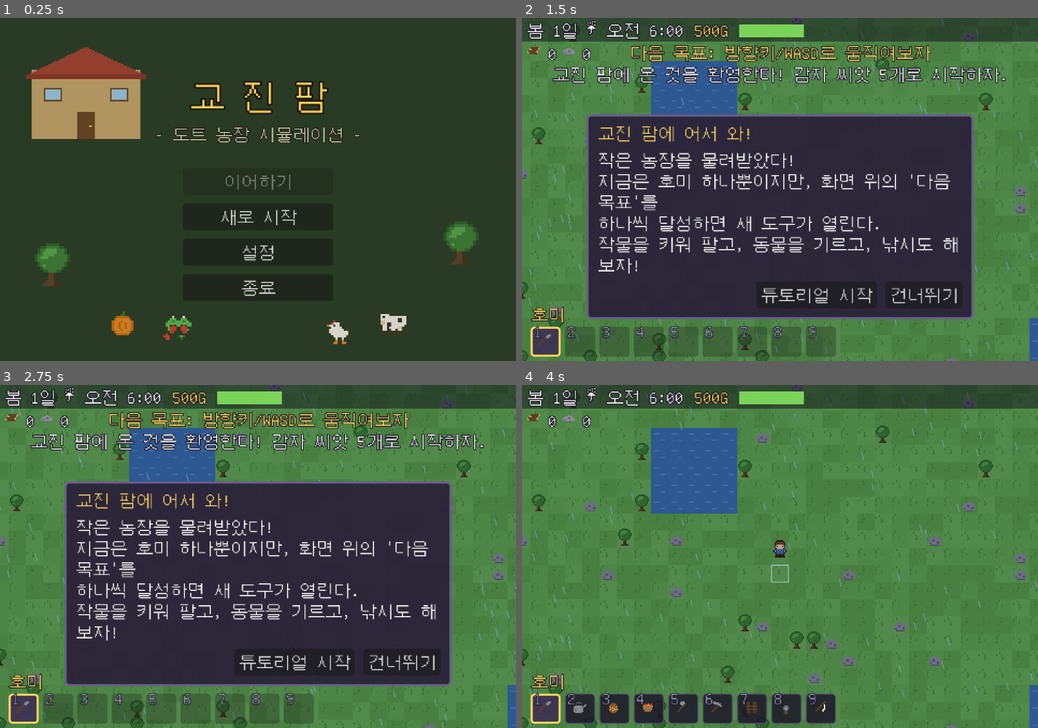
Above: before the commit, frames 1-4 (two rows, left to right).
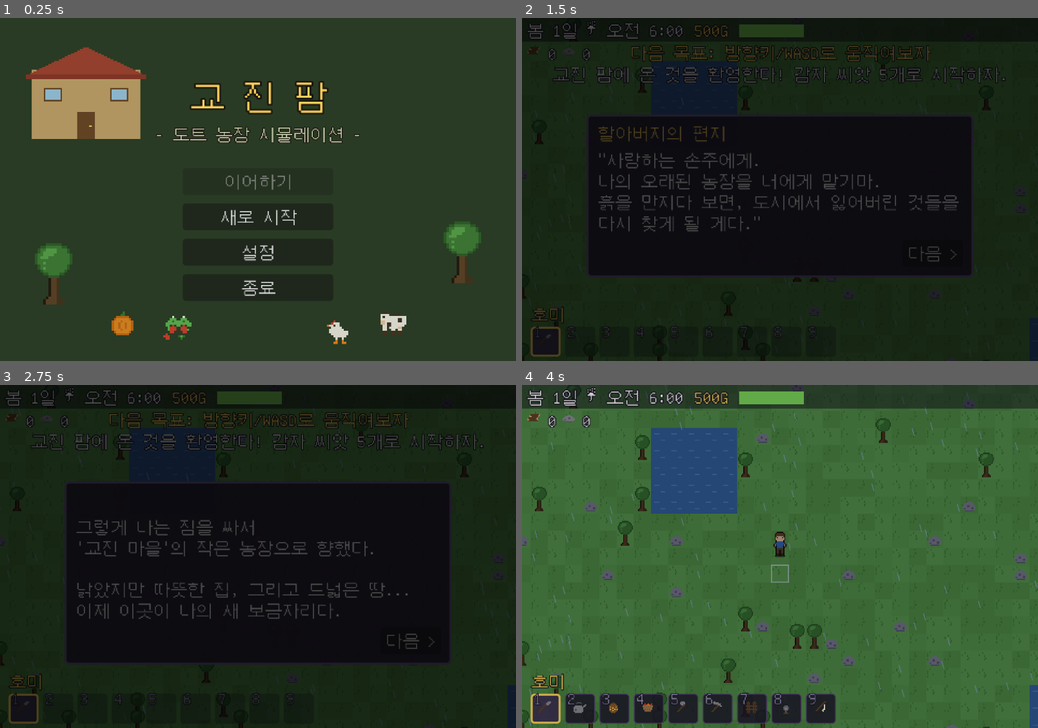
Above: after the commit, the same moments.

Repository: kyojin00/kyojingame
Game: Godot game, scene res://scenes/title.tscn
Same seed, same stepped clock (60 frames per second), same inputs: the game is played once before the commit and once after it.
Inputs (mouse positions are in pixels of both pictures, inside the frame that each line leads up to):
- Up to frame 1 (0.25 s): no input
- Up to frame 2 (1.5 s): click "새로 시작" at 0.5 s; click (934, 240) at 1.25 s, where only the run after the commit has a clickable "다음 >"
- Up to frame 3 (2.75 s): click (412, 621) at 2 s, where only the run after the commit has a clickable "다음 >"
- Up to frame 4 (4 s): click (934, 642) at 2.75 s, where only the run after the commit has a clickable "다음 >"; click "건너뛰기" at 3.5 s

The runs differ from the first frame. In frame 1, 0.6% of the frame differs, in the area x 6-94%, y 59-84%; in frame 2, 95%; in frame 3, 96%, in the area x 0-100%, y 0-100%; in frame 4, 85%.

Commit message:
오프닝 스토리 + 캐릭터 비율/초상화 + 지도/네비게이션
오프닝 스토리 (피드백: 시작이 너무 밋밋함):
- 새 게임 시작 시 3페이지 스토리: 도시 생활 -> 할아버지의 편지 -> 이주
- 어두운 화면 위 연출, 완료 시 페이드 인으로 게임 시작
- 스토리 중에는 ESC로 대화창이 닫히지 않게 가드

캐릭터 비율 개선 (피드백: 너무 SD):
- 플레이어/NPC 도트를 12x16 -> 16x24로 리메이크 (머리/몸통/다리 비율)
- 나무도 16x24로 확대해 스케일 맞춤

NPC 표정 초상화 (피드백: 표정이 보이게):
- 24x24 초상화 2종(무표정/웃음+홍조), NPC별 팔레트 스왑
- 대화창 왼쪽에 표시, 선물 직후/호감도 50+면 웃는 표정

지도 + 네비게이션 (피드백: 어디가 어딘지 모름):
- M키 지도: 전체 지형 축소 + 우리집/마을/게시판/연못 라벨,
  나무/돌/동물/NPC 점 표시, 내 위치 깜빡임
- 목표 네비게이션: 위치가 있는 튜토리얼 목표(취침/벌목/채광/낚시/상점)는
  플레이어 주위에 노란 방향 화살표로 안내 (가까워지면 사라짐)
- 튜토리얼에 "지도(M) 열어보기" 목표 추가

기타:
- 멀티플레이(협동)는 M9 마일스톤으로 로드맵에 설계 추가
- map_ui 타입 추론 파스 에러 수정 (Variant -> 명시적 float)

검증: 스토리/게임(새 비율)/지도/게시판/NPC 초상화 Xvfb 스크린샷 확인.

Co-Authored-By: Claude Fable 5 <noreply@anthropic.com>
Claude-Session: https://claude.ai/code/session_01G16d56kTH5eNwk3gstTUwt

Diff:
--- a/game/project.godot
+++ b/game/project.godot
@@ -116,6 +116,11 @@
 "events": [Object(InputEventKey,"resource_local_to_scene":false,"resource_name":"","device":-1,"window_id":0,"alt_press …(190 unchanged characters)…
 ]
 }
+open_map={
+"deadzone": 0.2,
+"events": [Object(InputEventKey,"resource_local_to_scene":false,"resource_name":"","device":-1,"window_id":0,"alt_pressed":false,"shift_pressed":false,"ctrl_pressed":false,"meta_pressed":false,"pressed":false,"keycode":0,"physical_keycode":77,"key_label":0,"unicode":0,"location":0,"echo":false,"script":null)
+]
+}
 tool_9={
 "deadzone": 0.2,
 "events": [Object(InputEventKey,"resource_local_to_scene":false,"resource_name":"","device":-1,"window_id":0,"alt_press …(190 unchanged characters)…
--- a/game/scenes/player.tscn
+++ b/game/scenes/player.tscn
@@ -6,7 +6,7 @@
 script = ExtResource("1_player")
 
 [node name="Sprite" type="Sprite2D" parent="."]
-offset = Vector2(-6, -15)
+offset = Vector2(-8, -23)
 centered = false
 
 [node name="Camera" type="Camera2D" parent="."]
--- a/game/scripts/dialog_ui.gd
+++ b/game/scripts/dialog_ui.gd
@@ -4,6 +4,7 @@
 var title_label: Label
 var body_label: Label
 var buttons_box: HBoxContainer
+var portrait: TextureRect
 
 
 func _ready() -> void:
@@ -22,9 +23,22 @@
 	panel.add_theme_stylebox_override("panel", style)
 	add_child(panel)
 
+	var h := HBoxContainer.new()
+	h.add_theme_constant_override("separation", 10)
+	panel.add_child(h)
+
+	portrait = TextureRect.new()
+	portrait.custom_minimum_size = Vector2(48, 48)
+	portrait.stretch_mode = TextureRect.STRETCH_KEEP_ASPECT_CENTERED
+	portrait.expand_mode = TextureRect.EXPAND_IGNORE_SIZE
+	portrait.size_flags_vertical = Control.SIZE_SHRINK_BEGIN
+	portrait.visible = false
+	h.add_child(portrait)
+
 	var v := VBoxContainer.new()
+	v.size_flags_horizontal = Control.SIZE_EXPAND_FILL
 	v.add_theme_constant_override("separation", 8)
-	panel.add_child(v)
+	h.add_child(v)
 
 	title_label = Label.new()
 	title_label.add_theme_color_override("font_color", Color("ffd75e"))
@@ -43,9 +57,12 @@
 
 
 # buttons: [[라벨, Callable], ...] — 콜백이 null이면 닫기 동작
-func open(title_text: String, body_text: String, buttons: Array) -> void:
+func open(title_text: String, body_text: String, buttons: Array,
+		portrait_tex: Texture2D = null) -> void:
 	title_label.text = title_text
 	body_label.text = body_text
+	portrait.texture = portrait_tex
+	portrait.visible = portrait_tex != null
 	for c in buttons_box.get_children():
 		c.queue_free()
 	for b in buttons:
@@ -64,5 +81,10 @@
 	body_label.text = text
 
 
+func set_portrait(tex: Texture2D) -> void:
+	portrait.texture = tex
+	portrait.visible = tex != null
+
+
 func close() -> void:
 	visible = false
--- a/game/scripts/game_data.gd
+++ b/game/scripts/game_data.gd
@@ -117,6 +117,7 @@
 # 순서: [플래그, 목표 문구]. 순서를 어겨도 막히지 않는 체크리스트 방식.
 const TUTORIAL_ORDER := [
 	["moved", "방향키/WASD로 움직여보자"],
+	["map", "지도(M)를 열어 집과 마을 위치를 확인하자"],
 	["till", "호미(1)로 풀밭을 갈자"],
 	["plant", "밭에 씨앗(3)을 심자"],
 	["water", "물뿌리개(2)로 물을 주자"],
@@ -168,6 +169,15 @@
 	for pair in TUTORIAL_ORDER:
 		if not tutorial.get(pair[0], false):
 			return "다음 목표: " + pair[1]
+	return ""
+
+
+func tutorial_current_flag() -> String:
+	if not tutorial.get("active", false):
+		return ""
+	for pair in TUTORIAL_ORDER:
+		if not tutorial.get(pair[0], false):
+			return pair[0]
 	return ""
 
 
--- a/game/scripts/main.gd
+++ b/game/scripts/main.gd
@@ -42,6 +42,7 @@
 var fishing_ui: CanvasLayer
 var pending_fish: Array = []
 var dialog: CanvasLayer
+var map_ui: CanvasLayer
 var fade_rect: ColorRect
 var day_transitioning := false
 var particles: Array = []
@@ -66,6 +67,8 @@
 	"npc_merchant_up_1", "npc_merchant_side_0", "npc_merchant_side_1",
 	"npc_fisher_down_0", "npc_fisher_down_1", "npc_fisher_up_0",
 	"npc_fisher_up_1", "npc_fisher_side_0", "npc_fisher_side_1",
+	"npc_merchant_portrait_normal", "npc_merchant_portrait_happy",
+	"npc_fisher_portrait_normal", "npc_fisher_portrait_happy",
 	"icon_hoe", "icon_water", "icon_seed", "icon_basket", "icon_axe",
 	"icon_pickaxe", "icon_rod", "icon_wood", "icon_stone",
 	"grass_spring_0", "grass_spring_1", "grass_spring_2",
@@ -121,6 +124,10 @@
 	dialog = preload("res://scripts/dialog_ui.gd").new()
 	add_child(dialog)
 
+	map_ui = preload("res://scripts/map_ui.gd").new()
+	map_ui.main = self
+	add_child(map_ui)
+
 	for npc_id in ["merchant", "fisher"]:
 		var n: Node2D = preload("res://scripts/npc.gd").new()
 		n.main = self
@@ -152,9 +159,9 @@
 	else:
 		GameData.reset_all()
 		hud.show_message("교진 팜에 온 것을 환영한다! 감자 씨앗 5개로 시작하자.")
-		if _shot_path == "":
+		if _shot_path == "" or OS.get_environment("KYOJIN_STORY") != "":
 			_show_intro.call_deferred()
-		else:
+		if _shot_path != "":
 			GameData.unlock_all_tools()  # 검증 시퀀스는 모든 도구 사용
 	_spawn_objects()
 	_apply_season_visuals()
@@ -170,8 +177,10 @@
 	fade_rect.set_anchors_preset(Control.PRESET_FULL_RECT)
 	fade_rect.mouse_filter = Control.MOUSE_FILTER_IGNORE
 	fade_layer.add_child(fade_rect)
-	var tw := create_tween()
-	tw.tween_property(fade_rect, "color:a", 0.0, 0.5)
+	if loaded.size() > 0 or _shot_path != "":
+		var tw := create_tween()
+		tw.tween_property(fade_rect, "color:a", 0.0, 0.5)
+	# 신규 게임은 _show_intro가 스토리 동안 어둡게 유지했다가 직접 페이드한다
 
 
 func _load_textures() -> void:
@@ -266,7 +275,7 @@
 	match kind:
 		"tree":
 			texture = tex["tree_" + GameData.season_key()]
-			offset = Vector2(0, -18)
+			offset = Vector2(0, -25)
 		"rock":
 			texture = tex["rock"]
 		"bin":
@@ -361,7 +370,7 @@
 
 func ui_open() -> bool:
 	return shop.visible or summary.visible or sleep_dialog.visible \
-		or fishing_ui.visible or dialog.visible
+		or fishing_ui.visible or dialog.visible or map_ui.visible
 
 
 # ---- 도구/상호작용 ----
@@ -698,18 +707,48 @@
 	return -1
 
 
-# ---- 튜토리얼 ----
+# ---- 오프닝 스토리 / 튜토리얼 ----
+
+const STORY_PAGES := [
+	["", "도시 생활에 지쳐가던 어느 날,\n낡은 우표가 붙은 편지 한 통이 도착했다."],
+	["할아버지의 편지", "\"사랑하는 손주에게.\n나의 오래된 농장을 너에게 맡기마.\n흙을 만지다 보면, 도시에서 잃어버린 것들을\n다시 찾게 될 게다.\""],
+	["", "그렇게 나는 짐을 싸서\n'교진 마을'의 작은 농장으로 향했다.\n\n낡았지만 따뜻한 집, 그리고 드넓은 땅...\n이제 이곳이 나의 새 보금자리다."],
+]
+var _story_idx := 0
+
 
 func _show_intro() -> void:
-	dialog.open("교진 팜에 어서 와!",
-		"작은 농장을 물려받았다!\n지금은 호미 하나뿐이지만, 화면 위의 '다음 목표'를\n하나씩 달성하면 새 도구가 열린다.\n작물을 키워 팔고, 동물을 기르고, 낚시도 해보자!",
-		[["튜토리얼 시작", null], ["건너뛰기", _skip_tutorial]])
+	fade_rect.color.a = 0.7  # 스토리 동안 어둡게
+	_story_idx = 0
+	_show_story_page()
+
+
+func _show_story_page() -> void:
+	if _story_idx < STORY_PAGES.size():
+		var page: Array = STORY_PAGES[_story_idx]
+		dialog.open(page[0], page[1], [["다음 >", _next_story_page]])
+	else:
+		dialog.open("교진 팜에 어서 와!",
+			"지금 가진 것은 호미 하나와 감자 씨앗 5개.\n화면 위의 '다음 목표'를 하나씩 달성하면\n새 도구가 열린다. 천천히 배워보자!",
+			[["튜토리얼 시작", _end_intro], ["건너뛰기", _skip_tutorial]])
+
+
+func _next_story_page() -> void:
+	Sound.play_sfx("sfx_ui")
+	_story_idx += 1
+	_show_story_page()
+
+
+func _end_intro() -> void:
+	dialog.close()
+	var tw := create_tween()
+	tw.tween_property(fade_rect, "color:a", 0.0, 0.6)
 
 
 func _skip_tutorial() -> void:
 	GameData.tutorial = {"active": false}
 	GameData.unlock_all_tools()
-	dialog.close()
+	_end_intro()
 
 
 func tutorial_notify(flag: String) -> void:
@@ -757,7 +796,13 @@
 	dialog.open(title, line, [
 		["선물하기", _give_gift.bind(npc.id)],
 		["닫기", null],
-	])
+	], _npc_portrait(npc.id))
+
+
+func _npc_portrait(npc_id: String, happy := false) -> Texture2D:
+	# 호감도 50+ 또는 선물 직후엔 웃는 얼굴
+	var expr := "happy" if (happy or int(GameData.affinity[npc_id]) >= 50) else "normal"
+	return tex["npc_%s_portrait_%s" % [npc_id, expr]]
 
 
 func _give_gift(npc_id: String) -> void:
@@ -780,6 +825,7 @@
 	var before := int(GameData.affinity[npc_id])
 	GameData.affinity[npc_id] = before + 10
 	Sound.play_sfx("sfx_heart")
+	dialog.set_portrait(_npc_portrait(npc_id, true))
 	var body := "%s을(를) 선물했다! 정말 좋아한다. ♥" % gift_name
 	if before < 50 and before + 10 >= 50:
 		if npc_id == "merchant":
@@ -1079,7 +1125,17 @@
 		if event.is_action_pressed("ui_cancel"):
 			shop.close()
 			summary.close()
-			dialog.close()
+			map_ui.close()
+			# 오프닝 스토리 중(화면이 어두울 때)에는 ESC로 대화창을 닫지 않는다
+			if fade_rect == null or fade_rect.color.a < 0.5:
+				dialog.close()
+		elif event.is_action_pressed("open_map") and map_ui.visible:
+			map_ui.close()
+		return
+	if event.is_action_pressed("open_map"):
+		Sound.play_sfx("sfx_ui")
+		map_ui.open()
+		tutorial_notify("map")
 		return
 	if event.is_action_pressed("ui_cancel"):
 		# 게임 메뉴: 저장 후 타이틀로
@@ -1225,6 +1281,8 @@
 		if tt.x >= 0 and tt.y >= 0 and tt.x < MAP_W and tt.y < MAP_H:
 			draw_rect(Rect2(Vector2(tt.x * TILE, tt.y * TILE), Vector2(TILE, TILE)),
 				Color(1, 1, 1, 0.6), false, 1.0)
+
+	_draw_nav_arrow()
 
 	# 낚시 인디케이터 (대기: 점점점 / 입질: 노란 느낌표)
 	if fishing_state == "waiting":
@@ -1298,6 +1356,55 @@
 	return []
 
 
+# 현재 목표에 목적지가 있으면 플레이어 주위에 방향 화살표를 띄운다
+func nav_target() -> Variant:
+	match GameData.tutorial_current_flag():
+		"slept":
+			return Vector2(4 * TILE + 8, 5 * TILE + 8)     # 농장 집 문 앞
+		"shop":
+			return Vector2(50 * TILE + 8, 7 * TILE + 8)    # 마을 상점 앞
+		"fish":
+			return Vector2(25 * TILE + 8, 12 * TILE + 8)   # 연못가
+		"chop":
+			return _nearest_object_pos("tree")
+		"mine":
+			return _nearest_object_pos("rock")
+	return null
+
+
+func _nearest_object_pos(kind: String) -> Variant:
+	var best: Variant = null
+	var best_d := INF
+	for pos: Vector2i in objects:
+		if objects[pos].kind != kind:
+			continue
+		var p := Vector2(pos.x * TILE + 8, pos.y * TILE + 8)
+		var d := p.distance_to(player.position)
+		if d < best_d:
+			best_d = d
+			best = p
+	return best
+
+
+func _draw_nav_arrow() -> void:
+	if player == null or ui_open():
+		return
+	var target: Variant = nav_target()
+	if target == null:
+		return
+	var to: Vector2 = target - player.position
+	if to.length() < 40.0:
+		return  # 목적지 근처에서는 숨긴다
+	var dirv := to.normalized()
+	var bob := sin(weather_time * 6.0) * 2.0
+	var base := player.position + Vector2(0, -34) + dirv * (16.0 + bob)
+	var tip := base + dirv * 7.0
+	var left := base + dirv.rotated(2.6) * 4.0
+	var right := base + dirv.rotated(-2.6) * 4.0
+	draw_colored_polygon(PackedVector2Array([tip, left, right]),
+		Color(1, 0.85, 0.3, 0.95))
+
+
 func _draw_context_hint() -> void:
 	var hint := _context_hint()
 	if hint.is_empty():
@@ -1333,6 +1440,13 @@
 
 func _debug_tick() -> void:
 	_shot_frames += 1
+	if OS.get_environment("KYOJIN_STORY") != "":
+		# 스토리 화면만 캡처하고 종료
+		if _shot_frames == 30:
+			_save_shot("_story.png")
+		elif _shot_frames == 34:
+			get_tree().quit()
+		return
 	match _shot_frames:
 		10: _send_key(KEY_1)
 		14: _send_key(KEY_SPACE)                       # 아래 타일 밭 갈기
@@ -1354,7 +1468,10 @@
 		64: _send_key(KEY_SPACE)                       # 스프링클러 설치
 		66: _send_key(KEY_3)                           # 씨앗 도구로 컨텍스트 힌트 확인
 		70: _save_shot("_game.png")
+		71: map_ui.open()                              # 지도 확인
+		73: _save_shot("_map.png")
 		74:
+			map_ui.close()
 			player.position = Vector2(54 * TILE + 8, 8 * TILE + 8)
 			player.dir = "right"                       # 마을 게시판 앞으로
 			for n in npcs:                             # 게시판 캡처를 위해 NPC를 비켜둔다
--- /dev/null
+++ b/game/scripts/map_ui.gd
@@ -0,0 +1,123 @@
+# 지도 (M): 농장 전체를 축소해 보여주고 주요 시설과 내 위치를 표시한다.
+extends CanvasLayer
+
+const CELL := 7.0  # 타일당 픽셀
+
+var main: Node2D
+var canvas: Control
+var blink := 0.0
+
+
+func _ready() -> void:
+	layer = 22
+	visible = false
+
+	var bg := ColorRect.new()
+	bg.color = Color(0.06, 0.05, 0.1, 0.92)
+	bg.set_anchors_preset(Control.PRESET_FULL_RECT)
+	add_child(bg)
+
+	canvas = Control.new()
+	canvas.set_anchors_preset(Control.PRESET_FULL_RECT)
+	canvas.draw.connect(_draw_map)
+	add_child(canvas)
+
+
+func open() -> void:
+	visible = true
+	canvas.queue_redraw()
+
+
+func close() -> void:
+	visible = false
+
+
+func toggle() -> void:
+	if visible:
+		close()
+	else:
+		open()
+
+
+func _process(delta: float) -> void:
+	if visible:
+		blink += delta
+		canvas.queue_redraw()
+
+
+func _draw_map() -> void:
+	var ox: float = (480.0 - main.MAP_W * CELL) / 2.0
+	var oy: float = (320.0 - main.MAP_H * CELL) / 2.0 + 4.0
+
+	# 지형
+	for y in main.MAP_H:
+		for x in main.MAP_W:
+			var cell: Dictionary = main.grid[y][x]
+			var c: Color
+			if cell.ground == "water":
+				c = Color(0.26, 0.45, 0.68)
+			elif cell.ground == "soil":
+				c = Color(0.42, 0.31, 0.19)
+			else:
+				match GameData.season():
+					GameData.WINTER:
+						c = Color(0.82, 0.85, 0.9)
+					GameData.FALL:
+						c = Color(0.62, 0.5, 0.3)
+					_:
+						c = Color(0.32, 0.52, 0.27)
+			canvas.draw_rect(Rect2(ox + x * CELL, oy + y * CELL, CELL, CELL), c)
+
+	# 오브젝트
+	for pos: Vector2i in main.objects:
+		var kind: String = main.objects[pos].kind
+		var c: Color
+		match kind:
+			"tree":
+				c = Color(0.15, 0.35, 0.14)
+			"rock":
+				c = Color(0.55, 0.55, 0.6)
+			"house":
+				c = Color(0.62, 0.28, 0.2)
+			"bin":
+				c = Color(0.85, 0.6, 0.25)
+			"board":
+				c = Color(0.95, 0.8, 0.35)
+			_:
+				c = Color(0.5, 0.4, 0.3)
+		canvas.draw_rect(Rect2(ox + pos.x * CELL, oy + pos.y * CELL, CELL, CELL), c)
+
+	# 동물/NPC
+	for a in main.animals:
+		canvas.draw_rect(Rect2(ox + a.position.x / 16.0 * CELL - 1, oy + a.position.y / 16.0 * CELL - 1, 3, 3),
+			Color(0.95, 0.95, 0.9))
+	for n in main.npcs:
+		canvas.draw_rect(Rect2(ox + n.position.x / 16.0 * CELL - 1, oy + n.position.y / 16.0 * CELL - 1, 3, 3),
+			Color(0.95, 0.55, 0.75))
+
+	# 내 위치 (깜빡임)
+	if fmod(blink, 0.8) < 0.5:
+		var pp := Vector2(ox + main.player.position.x / 16.0 * CELL, oy + main.player.position.y / 16.0 * CELL)
+		canvas.draw_rect(Rect2(pp.x - 2, pp.y - 2, 5, 5), Color(1, 1, 1))
+		canvas.draw_rect(Rect2(pp.x - 1, pp.y - 1, 3, 3), Color(0.95, 0.3, 0.25))
+
+	# 라벨
+	_label(Vector2(ox + 4.0 * CELL, oy + 1.0 * CELL - 2), "우리집")
+	_label(Vector2(ox + 50.0 * CELL, oy + 3.0 * CELL - 2), "마을")
+	_label(Vector2(ox + 55.0 * CELL, oy + 8.0 * CELL - 4), "게시판")
+	_label(Vector2(ox + 25.0 * CELL, oy + 13.0 * CELL - 2), "연못")
+	_label(Vector2(ox + main.player.position.x / 16.0 * CELL, oy + main.player.position.y / 16.0 * CELL - 8), "내 위치")
+
+	# 안내
+	var guide := "M 또는 ESC: 닫기"
+	var w: float = main.UI_FONT.get_string_size(guide, HORIZONTAL_ALIGNMENT_LEFT, -1, 16).x
+	canvas.draw_string(main.UI_FONT, Vector2(240 - w / 2.0, 316), guide,
+		HORIZONTAL_ALIGNMENT_LEFT, -1, 16, Color(0.7, 0.68, 0.8))
+
+
+func _label(pos: Vector2, text: String) -> void:
+	var w: float = main.UI_FONT.get_string_size(text, HORIZONTAL_ALIGNMENT_LEFT, -1, 16).x
+	var p := Vector2(pos.x - w / 2.0, pos.y)
+	canvas.draw_string_outline(main.UI_FONT, p, text, HORIZONTAL_ALIGNMENT_LEFT, -1, 16, 4,
+		Color(0.05, 0.04, 0.08))
+	canvas.draw_string(main.UI_FONT, p, text, HORIZONTAL_ALIGNMENT_LEFT, -1, 16, Color(1, 0.92, 0.7))
--- a/game/scripts/npc.gd
+++ b/game/scripts/npc.gd
@@ -16,7 +16,7 @@
 func _ready() -> void:
 	sprite = Sprite2D.new()
 	sprite.centered = false
-	sprite.offset = Vector2(-6, -15)
+	sprite.offset = Vector2(-8, -23)
 	add_child(sprite)
 	target = position
 	wait = randf_range(0.5, 2.0)
Binary file changed: game/assets/sprites/npc_fisher_down_0.png
Binary file changed: game/assets/sprites/npc_fisher_down_1.png
Binary file added: game/assets/sprites/npc_fisher_portrait_happy.png
Not shown, added: game/assets/sprites/npc_fisher_portrait_happy.png.import
Binary file added: game/assets/sprites/npc_fisher_portrait_normal.png
Not shown, added: game/assets/sprites/npc_fisher_portrait_normal.png.import
Binary file changed: game/assets/sprites/npc_fisher_side_0.png
Binary file changed: game/assets/sprites/npc_fisher_side_1.png
Binary file changed: game/assets/sprites/npc_fisher_up_0.png
Binary file changed: game/assets/sprites/npc_fisher_up_1.png
Binary file changed: game/assets/sprites/npc_merchant_down_0.png
Binary file changed: game/assets/sprites/npc_merchant_down_1.png
(and 22 more such lines)
